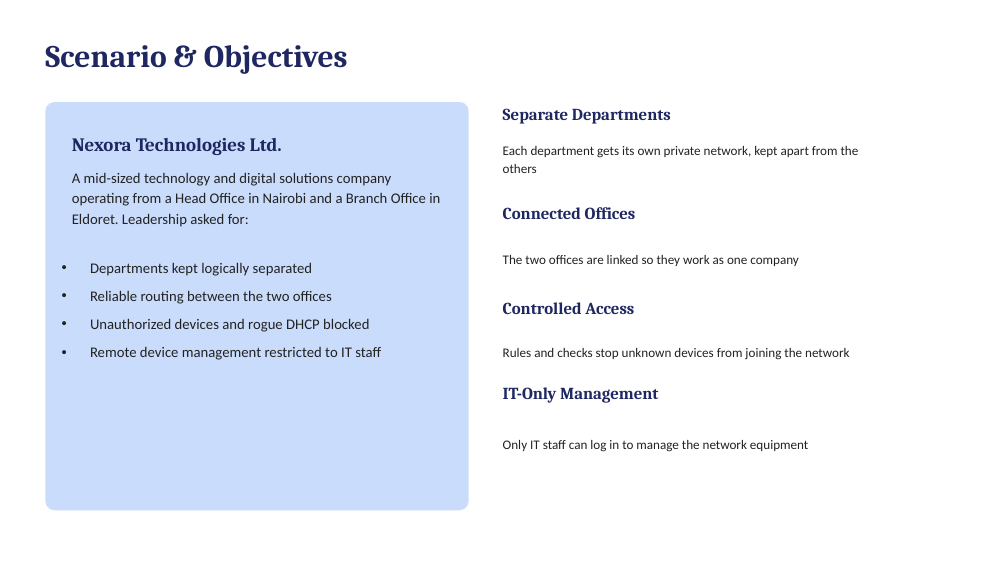
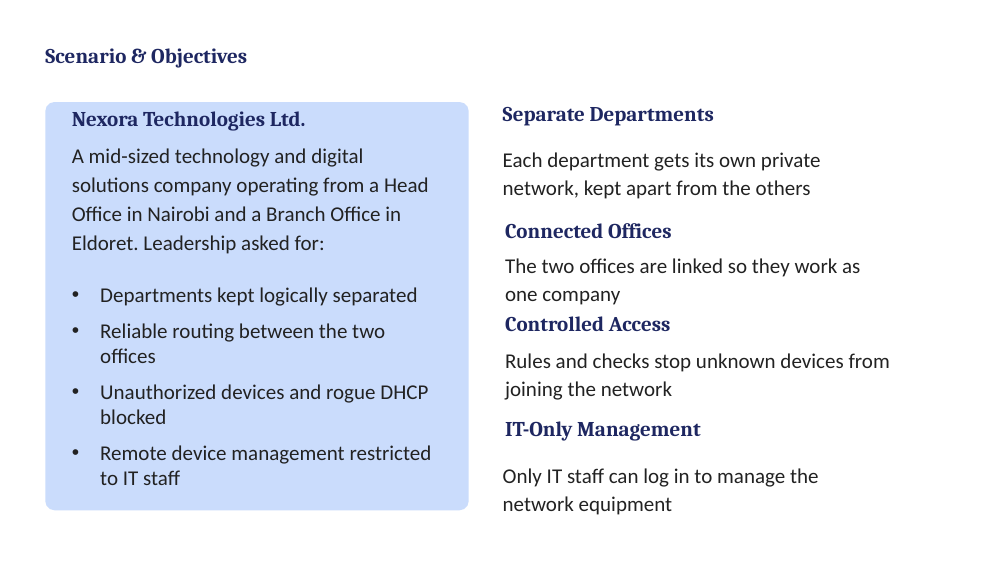
Before and after one commit to jeropannette/KIBET_ANNETTE_CCNA3PROJECT, a slide deck: slide 2 of KIBET_ANNETTE_CCNA3Project.pptx. Drawn at 1008x567 pixels with LibreOffice and Linux fonts; fonts in the diff are those of the drawing. Boxes give left, top, right and bottom in pixels: in the first picture for what was removed or moved away, otherwise in the second. Text is boxed around its words. In the diff, an @@ line names an element or a change of style, - is before the commit and + after.

```diff
--- a/KIBET_ANNETTE_CCNA3Project.pptx
+++ b/KIBET_ANNETTE_CCNA3Project.pptx
@@ text "Scenario & Objectives" at <box>45,48,247,68</box>: size 30 to 20 pt @@
@@ text "Nexora Technologies Ltd.": place and size @@
-text "Nexora Technologies Ltd." at <box>72,138,282,155</box>
+text "Nexora Technologies Ltd." at <box>72,111,306,131</box>
@@ text "Nexora Technologies Ltd." at <box>72,111,306,131</box>: size 18 to 20 pt @@
@@ text "A mid-sized technology and digital ..." at <box>72,148,429,254</box>: size 14 to 20 pt @@
@@ text "Connected Offices": place and size @@
-text "Connected Offices" at <box>503,207,636,219</box>
+text "Connected Offices" at <box>505,223,672,239</box>
@@ text "Departments kept logically separated" at <box>100,287,432,485</box>: size 14 to 20 pt @@
@@ text "Departments kept logically separated": place and size @@
-text "Departments kept logically separated" at <box>90,262,381,360</box>
+text "Departments kept logically separated" at <box>100,287,432,485</box>
@@ size 16 to 20 pt in 4 elements at <box>503,107,714,126</box>, <box>505,223,672,239</box>, <box>505,316,671,332</box>, <box>505,421,701,441</box> @@
@@ text "IT-Only Management": place and size @@
-text "IT-Only Management" at <box>503,387,658,403</box>
+text "IT-Only Management" at <box>505,421,701,441</box>
@@ size 12.5 to 20 pt in 4 elements at <box>503,152,821,199</box>, <box>505,353,890,400</box>, <box>505,258,860,305</box>, <box>503,468,819,515</box> @@
@@ text "Only IT staff can log ...": place and size @@
-text "Only IT staff can log ..." at <box>503,440,808,452</box>
+text "Only IT staff can log ..." at <box>503,468,819,515</box>
```
Also in this commit, not shown: 11 other slides changed.
